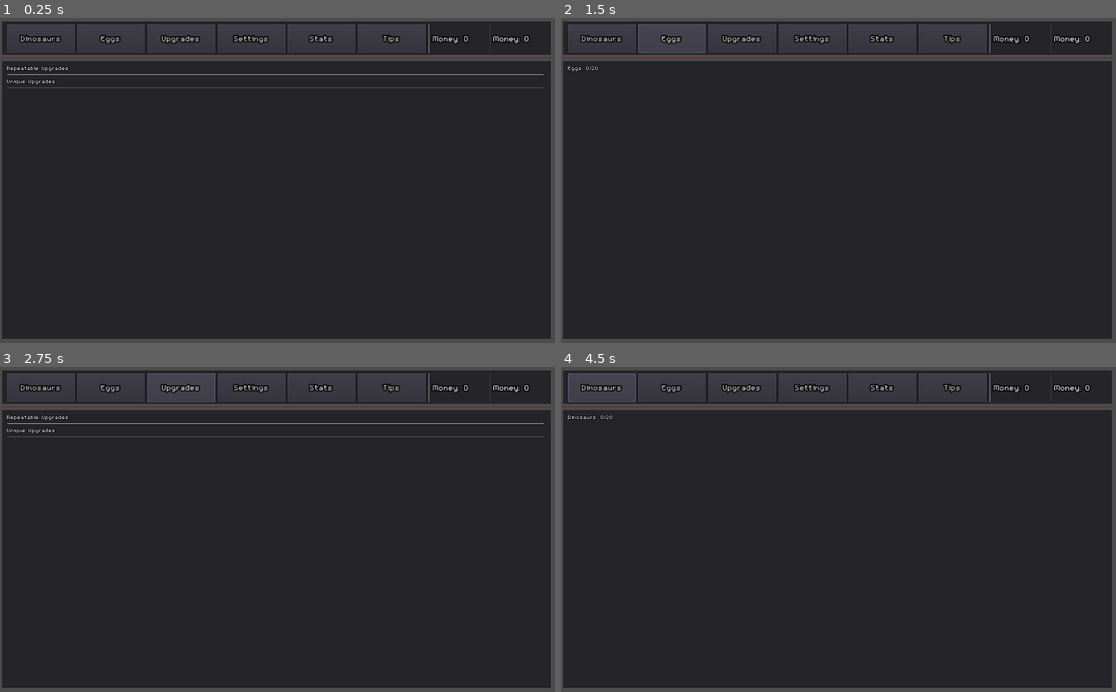
Above: before the commit, frames 1-4 (two rows, left to right).
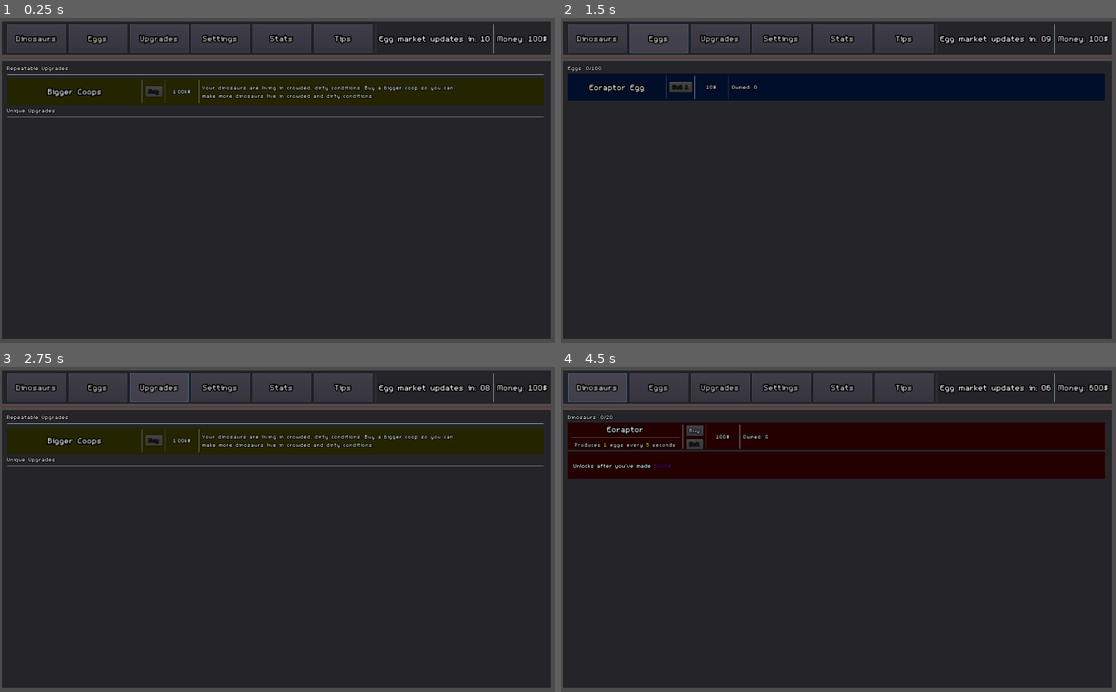
Above: after the commit, the same moments.

Repository: redaloe/dino-farmer
Game: Godot game, scene res://Main.tscn
Same seed, same stepped clock (60 frames per second), same inputs: the game is played once before the commit and once after it.
Inputs:
- Up to frame 1 (0.25 s): no input
- Up to frame 2 (1.5 s): click "Dinosaurs" at 0.5 s; click "Eggs" at 1.25 s
- Up to frame 3 (2.75 s): click "Upgrades" at 2 s
- Up to frame 4 (4.5 s): click "Stats" at 2.75 s; click "Tips" at 3.5 s; click "Dinosaurs" at 4.25 s

The runs differ from the first frame. In frame 1, 10% of the frame differs, in the area x 1-99%, y 1-31%; in frame 2, 9.9%; in frame 3, 10%; in frame 4, 18%, in the area x 1-99%, y 1-35%.
Error before the commit: Parse Error: The identifier "fname" isn't declared in the current scope. (res://Game.gd:52)

Commit message:
fixed game crashing on startup. completely unrelated, also added basic save file versioning to prevent incompatibilities

Diff:
--- a/Game.gd
+++ b/Game.gd
@@ -1,5 +1,6 @@
 extends Node
 
+var version=1
 var dino_list
 var upgrade_list
 var mystery_panel
@@ -48,9 +49,10 @@
 
 func autosell():
 	for x in range(0,upgrade_variables["autosellers"]):
-#		var randint=randi%Game
-		Game.add_money(Game.market[fname])
-		Game.market[fname]=Game.market[fname]/(1.004)
-		Game.stats["Eggs Sold (all-time)"]+=1
-		Game.eggs[fname]-=1
-		Game.current_eggs-=1
+		var randint=randi()%eggs.keys().size()
+		var fname=eggs.keys()[randint]
+		add_money(market[fname])
+		market[fname]=market[fname]/(1.004)
+		stats["Eggs Sold (all-time)"]+=1
+		eggs[fname]-=1
+		current_eggs-=1
--- a/Main.gd
+++ b/Main.gd
@@ -130,7 +130,7 @@
 	var button=get_node("MainScreen/MarginContainer2/Panel/VBoxContainer/ScrollContainer/Settings/HBoxContainer2/1").group.get_pressed_button().name
 	print(button)
 	if !(s.open("res://save%s.sav"%button, File.WRITE)):
-		var save_data=[Game.dinos,Game.eggs,Game.money,Game.market,Game.stats,Game.dino_prices,Game.completed_upgrades,Game.unlocked_upgrades,Game.upgrade_variables]
+		var save_data=[Game.dinos,Game.eggs,Game.money,Game.market,Game.stats,Game.dino_prices,Game.completed_upgrades,Game.unlocked_upgrades,Game.upgrade_variables,Game.version]
 		print("saving")
 		s.store_var(save_data)
 		s.close()
@@ -140,7 +140,7 @@
 func load_game():
 	var s= File.new()
 	var button=get_node("MainScreen/MarginContainer2/Panel/VBoxContainer/ScrollContainer/Settings/HBoxContainer2/1").group.get_pressed_button().name
-	if !(s.open("res://save%s.sav"%button, File.READ)):
+	if !(s.open("res://save%s.sav"%button, File.READ)) and s.get_var()[9]==Game.version:
 		var a=s.get_var()
 		print("loading")
 		for dino in a[0]: # this HAS to be before game.dinos=a[0] or else it wont work
@@ -154,10 +154,8 @@
 		Game.stats=a[4]
 		Game.completed_upgrades=a[6]
 #		Game.unlocked_upgrades=[]
-		if a.size()==8:
-			Game.unlocked_upgrades=a[7]
-		if a.size()==9:
-			Game.upgrade_variables=a[8]
+		Game.unlocked_upgrades=a[7]
+		Game.upgrade_variables=a[8]
 		s.close()
 		for n in Game.dinos.values():
 			Game.current_dinos+=n
@@ -172,7 +170,7 @@
 			Game.money=Game.dino_list[starter_dino]["price"]
 			Game.market={}
 			Game.stats={"Money (all-time)":0,"Eggs Produced (all-time)":0,"Eggs Sold (all-time)":0}
-			Game.upgrade_variables={"sell_100":0,"sell_all":0,"max_eggs":100,"max_dinos":20}
+			Game.upgrade_variables={"sell_100":0,"sell_all":0,"max_eggs":100,"max_dinos":20,"autosellers":0}
 			Game.current_dinos=0
 			Game.current_eggs=0
 			for d in dino_list.get_children():
@@ -255,4 +253,4 @@
 
 
 func _on_AutosellTimer_timeout():
-	pass # Replace with function body.
+	Game.autosell()
--- a/Main.tscn
+++ b/Main.tscn
@@ -405,6 +405,9 @@
 
 [node name="MarketTimer" type="Timer" parent="."]
 wait_time = 10.0
+autostart = true
+
+[node name="AutosellTimer" type="Timer" parent="."]
 autostart = true
 
 [connection signal="pressed" from="MainScreen/Panel/HBoxContainer/DinoTab" to="." method="_on_DinoTab_pressed"]
@@ -418,3 +421,4 @@
 [connection signal="pressed" from="MainScreen/MarginContainer2/Panel/VBoxContainer/ScrollContainer/Settings/HBoxContainer/Load" to="." method="_on_Load_pressed"]
 [connection signal="pressed" from="MainScreen/MarginContainer2/Panel/VBoxContainer/ScrollContainer/Settings/HBoxContainer/Delete" to="." method="_on_Delete_pressed"]
 [connection signal="timeout" from="MarketTimer" to="." method="_on_MarketTimer_timeout"]
+[connection signal="timeout" from="AutosellTimer" to="." method="_on_AutosellTimer_timeout"]
--- a/upgrades.json
+++ b/upgrades.json
@@ -3,7 +3,7 @@
 		"name": "Bigger Coops",
 		"description": "Your dinosaurs are living in crowded, dirty conditions. Buy a bigger coop so you can make more dinosaurs live in crowded and dirty conditions.",
 		"price": 1000,
-		"repeatable":True,
+		"repeatable": true,
 		"unlock_condition": "money",
 		"unlock_amount": 10,
 		"effect": "max_dinos",
@@ -13,7 +13,7 @@
 		"name": "Better Egg Storage",
 		"description": "Luxury silk-lined baskets.",
 		"price": 5000,
-		"repeatable":True,
+		"repeatable": true,
 		"unlock_condition": "total_eggs",
 		"unlock_amount": 100,
 		"effect": "max_eggs",
@@ -23,7 +23,7 @@
 		"name": "Better Upgrade descriptions",
 		"description": "Upgrades now tell you their precise effects, with like numbers and everything. This was originally going to be free but it was a pain to code so screw you, you have to work for it.",
 		"price": 5000,
-		"repeatable":False,
+		"repeatable": false,
 		"unlock_condition": "total_eggs",
 		"unlock_amount": 10000000000000,
 		"effect": "max_eggs",
@@ -33,7 +33,7 @@
 		"name": "Eggcell Spreadsheets",
 		"description": "Turns out the bar at the top with all scary abbreviations was actually useful. Whoulda thunk?",
 		"price": 5000,
-		"repeatable":False,
+		"repeatable": false,
 		"unlock_condition": "total_eggs",
 		"unlock_amount": 10000000000000000,
 		"effect": "max_eggs",
@@ -43,7 +43,7 @@
 		"name": "Hire Egg Merchant",
 		"description": "Employ professional traders to sell your eggs for you. Sure, they can't tell eggs apart and they aren't very fast. But they're professionals alright.",
 		"price": 10000,
-		"repeatable":True,
+		"repeatable": true,
 		"unlock_condition": "total_eggs",
 		"unlock_amount": 10000,
 		"effect": "autosellers",
@@ -53,7 +53,7 @@
 		"name": "Eggs In The Trunk",
 		"description": "Your current strategy of carrying eggs and running with them to the market is proving ineffecient. A friend has this totally rad car and she's like, down to give you a ride whenever you need it, maaaaaan.",
 		"price": 10000,
-		"repeatable":False,
+		"repeatable": false,
 		"unlock_condition": "total_money",
 		"unlock_amount": 1000,
 		"effect": "sell_100",
@@ -63,7 +63,7 @@
 		"name": "Eggs In The Truck",
 		"description": "A friend told you about this really big car that can like, carry tons of eggs. You still don't believe her but it's worth a shot.",
 		"price": 100000,
-		"repeatable":False,
+		"repeatable": false,
 		"unlock_condition": "total_money",
 		"unlock_amount": 10000,
 		"effect": "sell_all",
